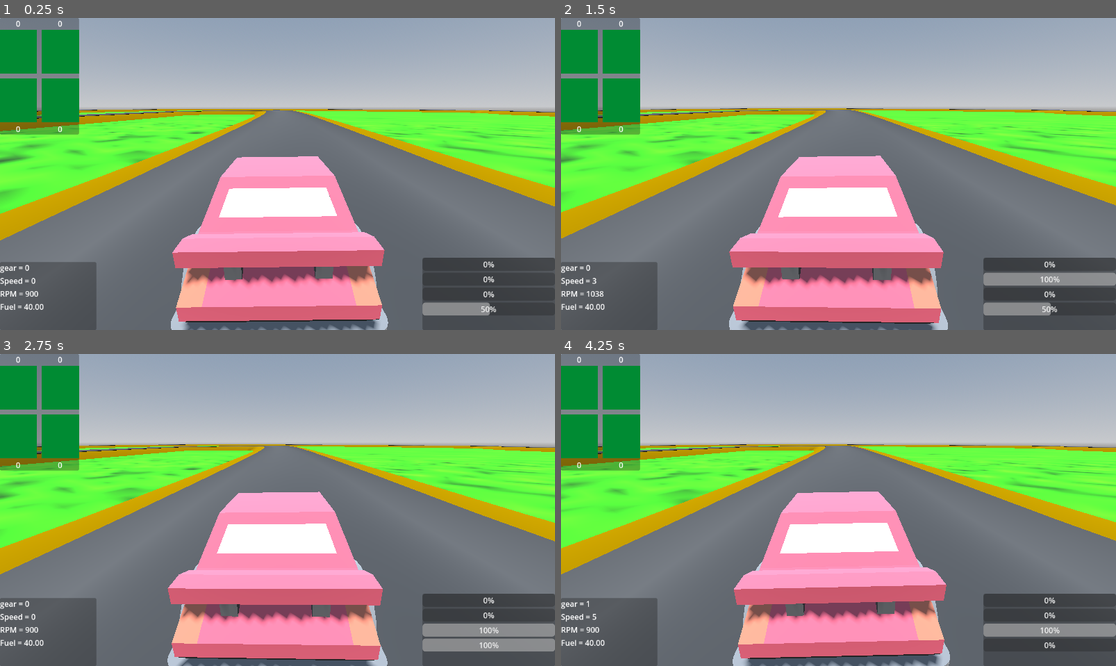
Above: before the commit, frames 1-4 (two rows, left to right).
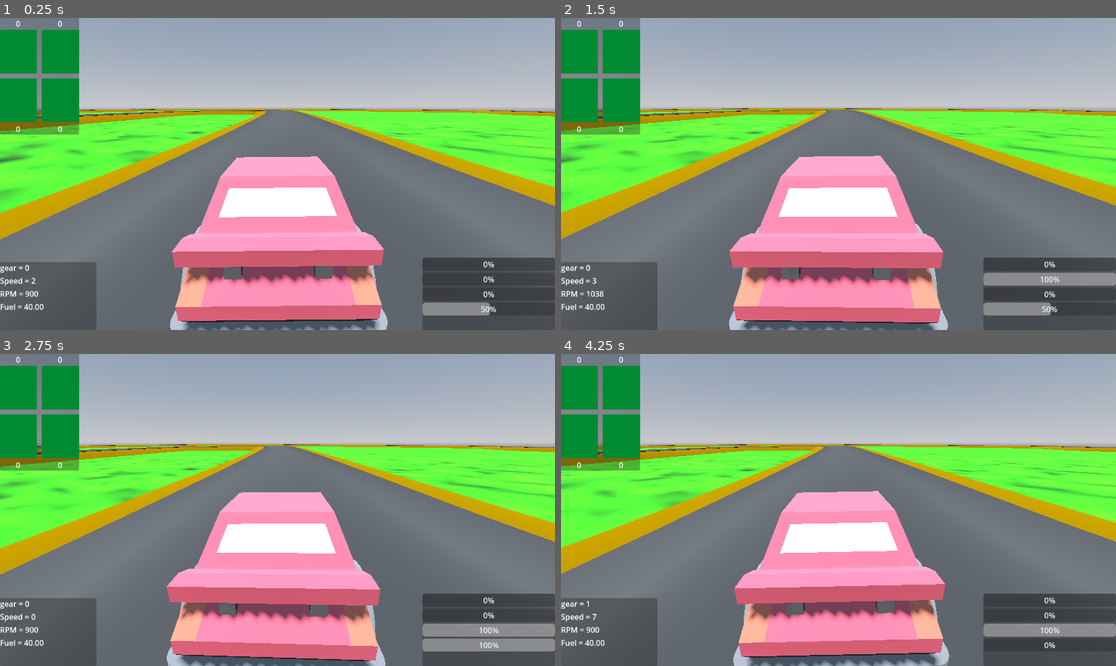
Above: after the commit, the same moments.

Repository: Dechode/Godot-Advanced-Vehicle
Game: Godot game, scene res://levels/world.tscn
The game is run twice, just before and just after one commit, with the same random seed, the same clock (stepped at 60 frames per second) and the same inputs.
Inputs:
- Up to frame 1 (0.25 s): no input
- Up to frame 2 (1.5 s): hold Right (SteerRight) 0.53-1.28 s; hold C (Clutch) 0.53-1.28 s; hold Down (Brake) from 1.28 s (still down); tap Up (Throttle) at 1.35 s
- Up to frame 3 (2.75 s): release Down (Brake) at 2.03 s; hold Right (SteerRight) from 2.03 s (still down); hold C (Clutch) from 2.03 s (still down)
- Up to frame 4 (4.25 s): release Right (SteerRight) at 2.78 s; release C (Clutch) at 2.78 s; hold A (ShiftUp) 2.78-3.53 s; tap Up (Throttle) at 2.85 s; hold Left (SteerLeft) from 3.53 s (still down); hold C (Clutch) from 3.53 s (still down)

The runs differ from the first frame. In frame 1, 0.8% of the frame differs, in the area x 0-100%, y 29-100%; in frame 2, 0.7%; in frame 3, 1.8%; in frame 4, 2.8%, in the area x 0-100%, y 28-100%.

Commit message:
Change spring calculation to absolut length values

Diff:
--- a/project.godot
+++ b/project.godot
@@ -14,6 +14,10 @@
 run/main_scene="res://levels/world.tscn"
 config/features=PackedStringArray("4.0")
 config/icon="res://icon.png"
+
+[dotnet]
+
+project/assembly_name="Advanced Vehicle Demo"
 
 [editor_plugins]
 
--- a/resources/car_setups/kenney_sport_car.tres
+++ b/resources/car_setups/kenney_sport_car.tres
@@ -18,9 +18,9 @@
 script = ExtResource("3_scbug")
 tire_model = SubResource("Resource_6pktc")
 spring_length = 0.15
-spring_stiffness = 45000.0
-bump = 10000.0
-rebound = 11000.0
+spring_stiffness = 55.0
+bump = 3.5
+rebound = 4.0
 wheel_mass = 20.0
 tire_radius = 0.3
 tire_width = 0.225
@@ -36,9 +36,9 @@
 script = ExtResource("3_scbug")
 tire_model = SubResource("Resource_56orc")
 spring_length = 0.15
-spring_stiffness = 45000.0
-bump = 10000.0
-rebound = 11000.0
+spring_stiffness = 55.0
+bump = 3.5
+rebound = 4.0
 wheel_mass = 20.0
 tire_radius = 0.3
 tire_width = 0.225
@@ -54,9 +54,9 @@
 script = ExtResource("3_scbug")
 tire_model = SubResource("Resource_7505j")
 spring_length = 0.15
-spring_stiffness = 45000.0
-bump = 10000.0
-rebound = 11000.0
+spring_stiffness = 55.0
+bump = 3.5
+rebound = 4.0
 wheel_mass = 20.0
 tire_radius = 0.3
 tire_width = 0.225
@@ -72,9 +72,9 @@
 script = ExtResource("3_scbug")
 tire_model = SubResource("Resource_xhiev")
 spring_length = 0.15
-spring_stiffness = 45000.0
-bump = 10000.0
-rebound = 11000.0
+spring_stiffness = 55.0
+bump = 3.5
+rebound = 4.0
 wheel_mass = 20.0
 tire_radius = 0.3
 tire_width = 0.225
--- a/scenes/vehicle/wheel_suspension.gd
+++ b/scenes/vehicle/wheel_suspension.gd
@@ -6,10 +6,15 @@
 
 ############# Suspension stuff #############
 @export var spring_length = 0.2
-@export var spring_stiffness = 20000.0
-@export var bump = 5000.0
-@export var rebound = 3000.0
+@export var spring_stiffness = 45.0
+@export var bump = 3.5
+@export var rebound = 4.0
 @export var anti_roll = 0.0
+
+var spring_load_mm:float = 0
+var prev_spring_load_mm:float = 0
+var spring_speed_mm_per_seconds:float = 0
+var spring_load_newton:float = 0
 
 ############# Tire stuff #############
 @export var wheel_mass = 15.0
@@ -35,7 +40,6 @@
 var slip_vec: Vector2 = Vector2.ZERO
 var prev_pos: Vector3 = Vector3.ZERO
 
-var prev_compress: float = 0.0
 var spring_curr_length: float = spring_length
 
 
@@ -104,16 +108,26 @@
 	else:
 		spring_curr_length = spring_length
 
-	var compress = 1 - spring_curr_length / spring_length
-	y_force = spring_stiffness * compress * spring_length
+	#
+	#Calculate the spring load in mm (absolut)
+	spring_load_mm = (spring_length - spring_curr_length) * 1000
+	#
+	#Calculate spring movement in mm per seconds
+	spring_speed_mm_per_seconds = (spring_load_mm - prev_spring_load_mm) / delta
+	prev_spring_load_mm = spring_load_mm
+	#
+	#Calculate the force of the spring in N (mm * N/mm  equals m * kN/m)
+	spring_load_newton = spring_load_mm * spring_stiffness
+	#
+	#Calculate the damping force in N and add it to spring_load_newton
+	if spring_speed_mm_per_seconds >= 0:
+		spring_load_newton += spring_speed_mm_per_seconds * bump # bump
+	else :
+		spring_load_newton += spring_speed_mm_per_seconds * rebound # rebound
 
-	if (compress - prev_compress) >= 0:
-		y_force += (bump + wheel_mass) * (compress - prev_compress) * spring_length / delta
-	else:
-		y_force += rebound * (compress - prev_compress) * spring_length  / delta
+	y_force = spring_load_newton
 
 	y_force = max(0, y_force)
-	prev_compress = compress
 
 	############### Slip #######################
 	slip_vec.x = asin(clamp(-planar_vect.x, -1, 1)) # X slip is lateral slip
@@ -140,10 +154,11 @@
 		car.apply_force(global_transform.basis.z * force_vec.y, contact)
 
 		### Return suspension compress info for the car bodys antirollbar calculations
-		if compress !=0:
-			compress = 1 - (spring_curr_length / spring_length)
-			y_force += anti_roll * (compress - opposite_comp)
-		return compress
+		#
+		#Now calculate the anti roll bar based on mm-difference between left and right
+		if spring_load_mm !=0:
+			y_force += anti_roll * (spring_load_mm - opposite_comp)
+		return spring_load_mm
 	else:
 		spin -= sign(spin) * delta * 2 / wheel_inertia # stop undriven wheels from spinning endlessly
 		return 0.0
